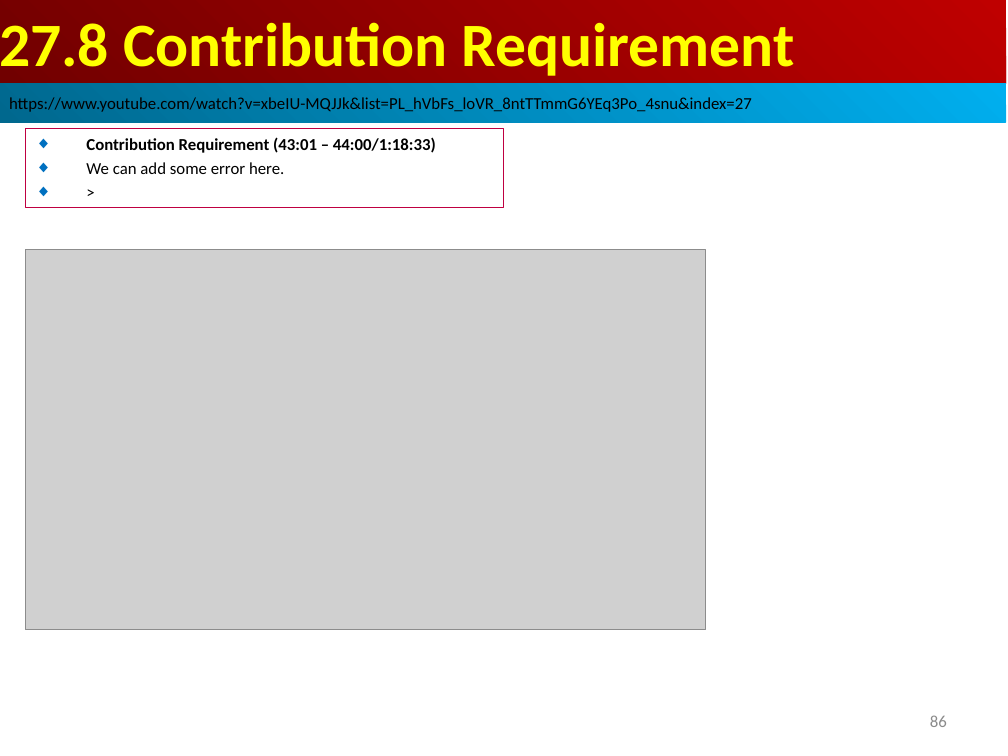
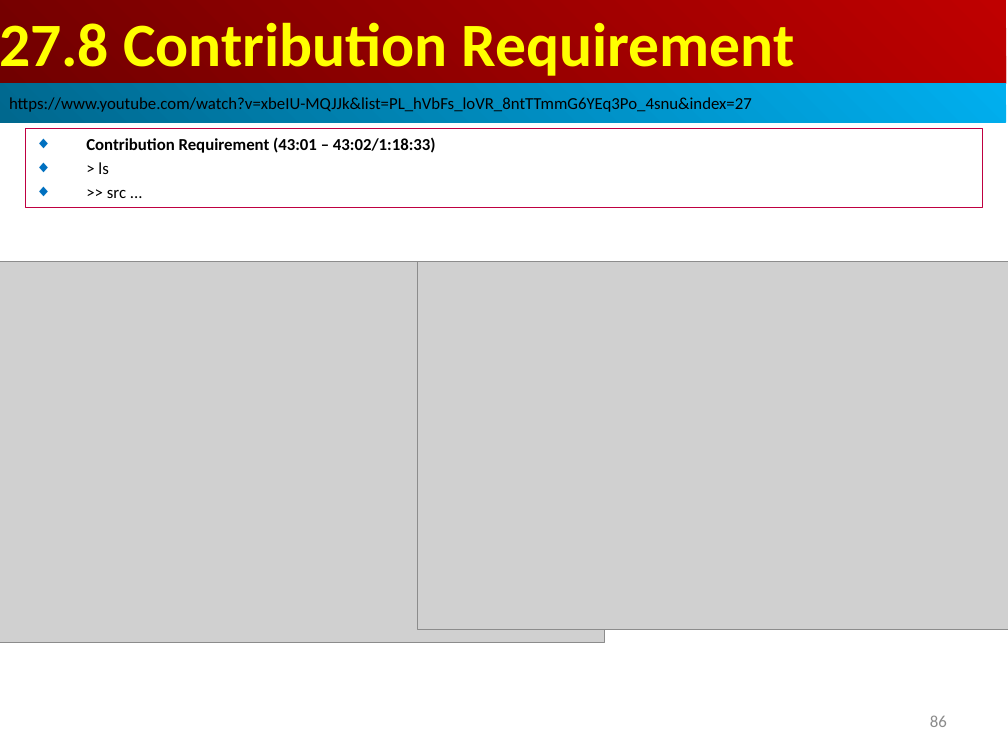
Before and after one commit to peterhchen/AIU_CS850_Gem5_McPAT, a slide deck: slide 86 of 050_Gem5/027.Contribute/000_Video/027_01.Contribute.ppt. Drawn at 1008x756 pixels with LibreOffice and Linux fonts; fonts in the diff are those of the drawing; grey boxes stand for pictures. Boxes give left, top, right and bottom in pixels: in the first picture for what was removed or moved away, otherwise in the second. Text is boxed around its words. In the diff, an @@ line names an element or a change of style, - is before the commit and + after.

```diff
--- a/050_Gem5/027.Contribute/000_Video/027_01.Contribute.ppt
+++ b/050_Gem5/027.Contribute/000_Video/027_01.Contribute.ppt
@@ rectangle "Contribution Requirement (43:01 – 43:02/1:18:33)": place and size @@
-rectangle "Contribution Requirement (43:01 – 43:02/1:18:33)" at [25,129,504,208]
+rectangle "Contribution Requirement (43:01 – 43:02/1:18:33)" at [25,129,983,208]
@@ text in rectangle at [86,137,436,198]: text changed @@
-◆ Contribution Requirement (43:01 – 44:00/1:18:33)
-◆ We can add some error here.
-◆ >
+◆ Contribution Requirement (43:01 – 43:02/1:18:33)
+◆ > ls
+◆ >> src ...
@@ picture: place and size @@
-picture at [25,249,706,630]
+picture at [0,261,605,642]
@@ picture added at [418,261,1008,630] @@
```
Also in this commit, not shown: 7 slides added.
